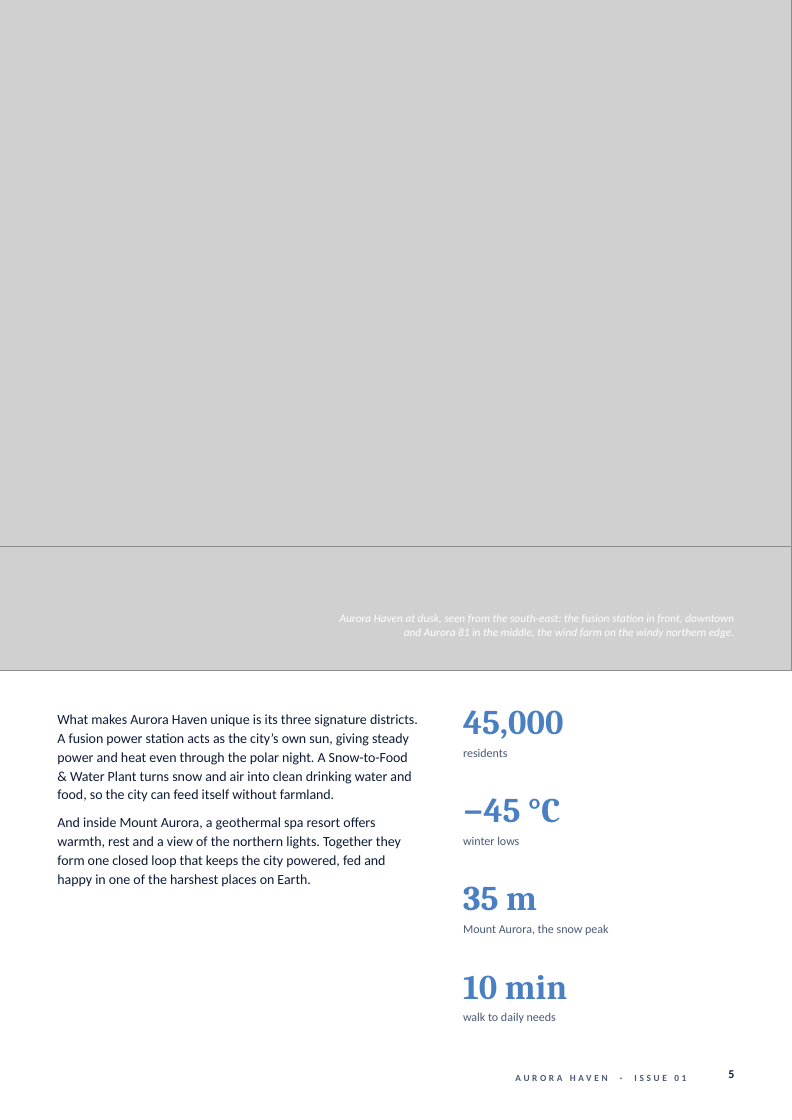
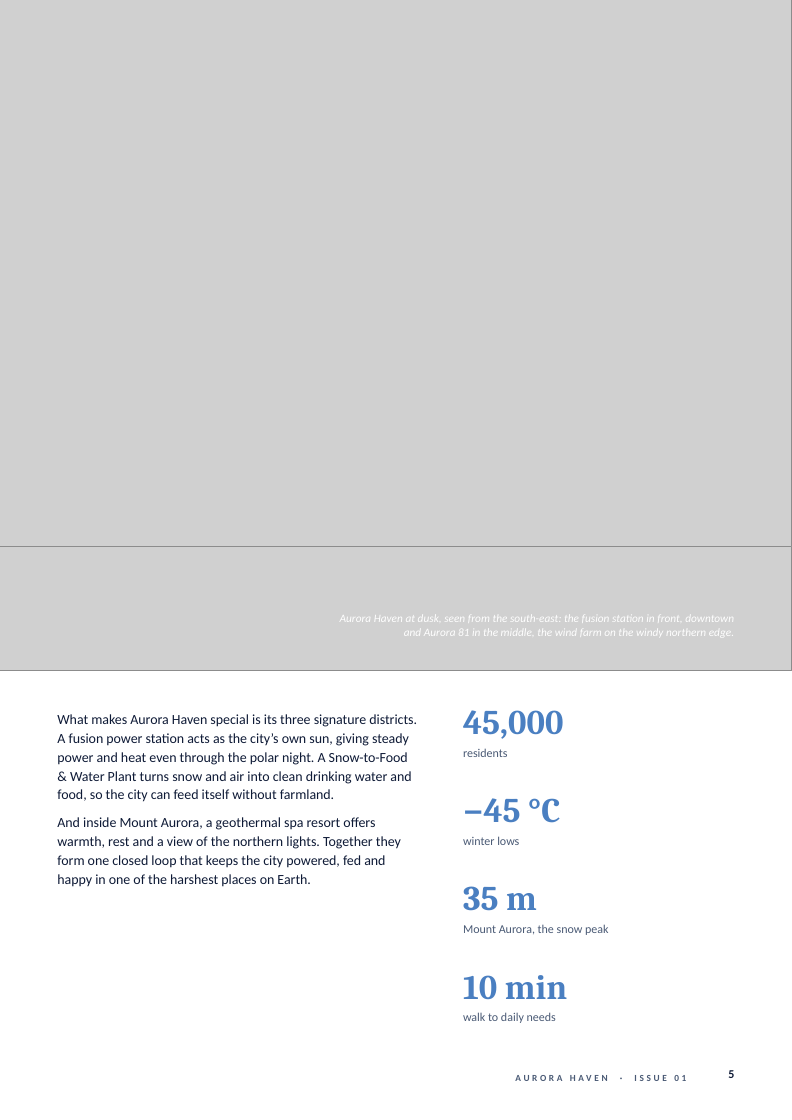
Before and after one commit to HiroKasumi-bit/chatbox-bi-n-o, a slide deck: slide 5 of output/Aurora_Haven_Magazine.pptx. Drawn at 792x1120 pixels with LibreOffice and Linux fonts; fonts in the diff are those of the drawing; grey boxes stand for pictures. Boxes give left, top, right and bottom in pixels: in the first picture for what was removed or moved away, otherwise in the second. Text is boxed around its words. In the diff, an @@ line names an element or a change of style, - is before the commit and + after.

```diff
--- a/output/Aurora_Haven_Magazine.pptx
+++ b/output/Aurora_Haven_Magazine.pptx
@@ text at (57,714,417,802): text changed @@
-What makes Aurora Haven unique is its three signature districts. A fusion power station acts as the city’s own sun, giving steady power and heat even through the polar night. A Snow-to-Food & Water Plant turns snow and air into clean drinking water and food, so the city can feed itself without farmland.
+What makes Aurora Haven special is its three signature districts. A fusion power station acts as the city’s own sun, giving steady power and heat even through the polar night. A Snow-to-Food & Water Plant turns snow and air into clean drinking water and food, so the city can feed itself without farmland.
```
Also in this commit, not shown: 13 other slides changed, 5 slides added, 1 slide removed, 12 other files.
